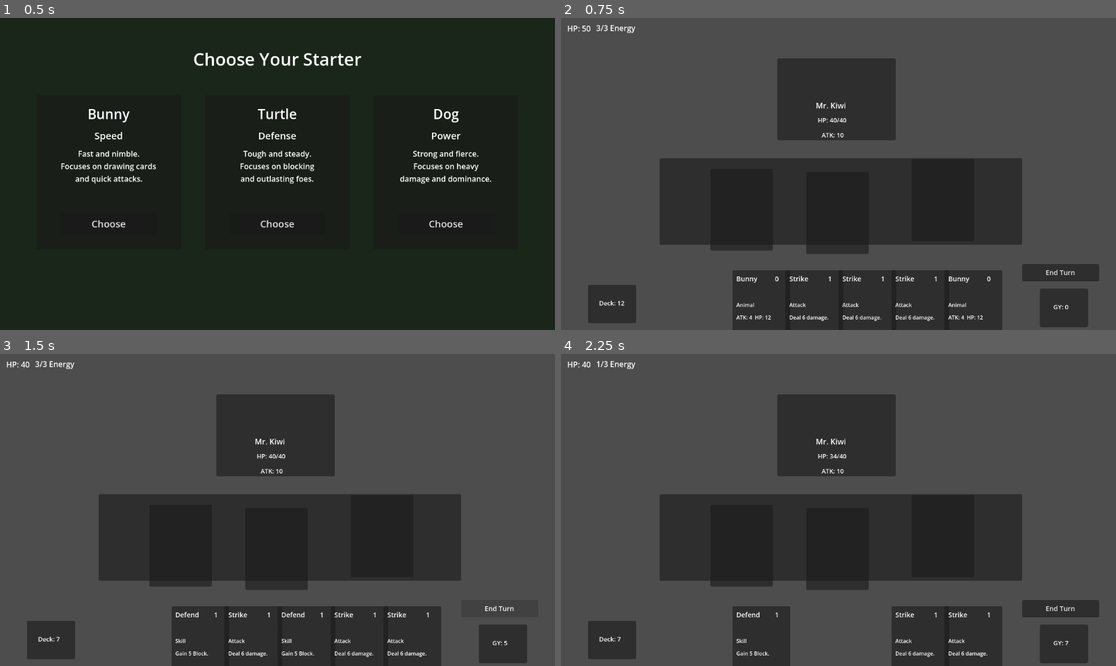
Above: before the commit, frames 1-4 (two rows, left to right).
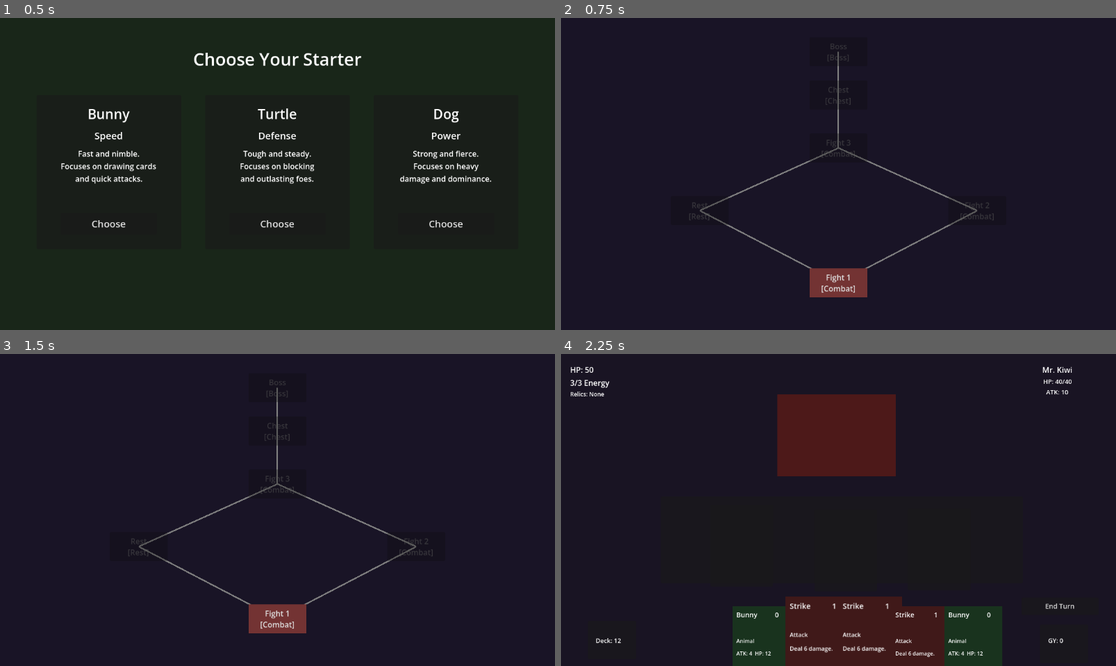
Above: after the commit, the same moments.

Repository: Master-Ong/baby-battle-bash
Game: Godot game, scene res://Scene/animal_select.tscn
Two runs of this game, one before a commit and one after it. Both use one fixed random seed, a clock stepped at 60 frames per second and the inputs below. This scene is started directly instead of the project's main scene.
Inputs (mouse positions are in pixels of both pictures, inside the frame that each line leads up to):
- Up to frame 1 (0.5 s): no input
- Up to frame 2 (0.75 s): click "Choose" at 0.5 s
- Up to frame 3 (1.5 s): click (499, 609) at 1.25 s, where only the run before the commit has a clickable "End Turn"
- Up to frame 4 (2.25 s): click (838, 619) at 2 s, where only the run after the commit has a clickable "Fight 1 [Combat]"

Frame 1 is identical in both runs. In frame 2, 91% of the frame differs, in the area x 0-100%, y 0-100%; in frame 3, 91%; in frame 4, 74%.

Commit message:
Roadmap, rest site, chest, relics, visual polish, two mob encounters

Diff:
--- /dev/null
+++ b/Scene/chest_site.tscn
@@ -0,0 +1,12 @@
+[gd_scene format=3]
+
+[ext_resource type="Script" path="res://Scripts/chest_site.gd" id="1_chest"]
+
+[node name="ChestSite" type="Control"]
+layout_mode = 3
+anchors_preset = 15
+anchor_right = 1.0
+anchor_bottom = 1.0
+grow_horizontal = 2
+grow_vertical = 2
+script = ExtResource("1_chest")
--- a/Scene/combat_scene.tscn
+++ b/Scene/combat_scene.tscn
@@ -1,6 +1,9 @@
 [gd_scene format=3 uid="uid://fh8307o7iqsq"]
 
 [ext_resource type="Script" uid="uid://dmvvs0lr6dmy7" path="res://Scripts/gamer_manager_node.gd" id="1_nbkot"]
+
+[sub_resource type="StyleBoxFlat" id="StyleBoxFlat_mob"]
+bg_color = Color(0.3, 0.1, 0.1, 1)
 
 [sub_resource type="RectangleShape2D" id="RectangleShape2D_nbkot"]
 size = Vector2(576, 123)
@@ -13,6 +16,14 @@
 
 [node name="CombatScene" type="Node2D" unique_id=1615110680]
 position = Vector2(-1, 34)
+
+[node name="BackgroundRect" type="ColorRect" parent="." unique_id=1691168631]
+offset_left = -576.0
+offset_top = -324.0
+offset_right = 576.0
+offset_bottom = 324.0
+mouse_filter = 2
+color = Color(0.098, 0.078, 0.137, 1)
 
 [node name="Camera2D" type="Camera2D" parent="." unique_id=810811121]
 
@@ -21,12 +32,13 @@
 offset_top = -240.0
 offset_right = 119.0
 offset_bottom = -70.0
+theme_override_styles/panel = SubResource("StyleBoxFlat_mob")
 
 [node name="FieldZonePanel" type="Panel" parent="." unique_id=1586173171]
-offset_left = -371.0
-offset_top = -33.0
-offset_right = 381.0
-offset_bottom = 147.0
+offset_left = -369.0
+offset_top = -28.0
+offset_right = 383.0
+offset_bottom = 152.0
 metadata/_edit_use_anchors_ = true
 
 [node name="HandZone_Area2D" type="Area2D" parent="." unique_id=904082719]
@@ -38,69 +50,144 @@
 
 [node name="CanvasLayer" type="CanvasLayer" parent="." unique_id=124383908]
 
-[node name="PlayerHPLabel" type="Label" parent="CanvasLayer" unique_id=1372277561]
-offset_left = 13.0
-offset_top = 10.0
-offset_right = 213.0
-offset_bottom = 40.0
+[node name="HUDRoot" type="Control" parent="CanvasLayer" unique_id=18499935]
+layout_mode = 3
+anchors_preset = 15
+anchor_right = 1.0
+anchor_bottom = 1.0
+offset_left = -1.0
+offset_top = 1.0
+offset_right = -1.0
+offset_bottom = 1.0
+grow_horizontal = 2
+grow_vertical = 2
+mouse_filter = 2
+
+[node name="PlayerHUD" type="Control" parent="CanvasLayer/HUDRoot" unique_id=1175509312]
+layout_mode = 1
+anchors_preset = 0
+offset_right = 300.0
+offset_bottom = 160.0
+mouse_filter = 2
+
+[node name="PlayerStatsVBox" type="VBoxContainer" parent="CanvasLayer/HUDRoot/PlayerHUD" unique_id=223344556]
+layout_mode = 1
+offset_left = 20.0
+offset_top = 20.0
+offset_right = 280.0
+offset_bottom = 140.0
+mouse_filter = 2
+
+[node name="PlayerHPLabel" type="Label" parent="CanvasLayer/HUDRoot/PlayerHUD/PlayerStatsVBox" unique_id=1372277561]
+layout_mode = 2
 theme_override_font_sizes/font_size = 16
 text = "HP: 50"
-metadata/_edit_use_anchors_ = true
-
-[node name="EnergyLabel" type="Label" parent="CanvasLayer" unique_id=494232948]
-offset_left = 73.0
-offset_top = 9.0
-offset_right = 273.0
-offset_bottom = 39.0
+
+[node name="EnergyLabel" type="Label" parent="CanvasLayer/HUDRoot/PlayerHUD/PlayerStatsVBox" unique_id=494232948]
+layout_mode = 2
 theme_override_font_sizes/font_size = 16
 text = "3/3 Energy"
-metadata/_edit_use_anchors_ = true
-
-[node name="MobNameLabel" type="Label" parent="CanvasLayer" unique_id=351438004]
-offset_left = 529.0
-offset_top = 170.0
-offset_right = 729.0
-offset_bottom = 200.0
+
+[node name="BlockLabel" type="Label" parent="CanvasLayer/HUDRoot/PlayerHUD/PlayerStatsVBox" unique_id=397786251]
+visible = false
+layout_mode = 2
+theme_override_font_sizes/font_size = 14
+text = "Block: 0"
+
+[node name="RelicLabel" type="Label" parent="CanvasLayer/HUDRoot/PlayerHUD/PlayerStatsVBox" unique_id=1669454926]
+layout_mode = 2
+theme_override_font_sizes/font_size = 12
+text = "Relics: None"
+
+[node name="MobHUD" type="Control" parent="CanvasLayer/HUDRoot" unique_id=2006549370]
+layout_mode = 1
+anchors_preset = 1
+anchor_left = 1.0
+anchor_right = 1.0
+offset_left = -240.0
+offset_top = 0.0
+offset_right = 0.0
+offset_bottom = 120.0
+grow_horizontal = 0
+mouse_filter = 2
+
+[node name="MobStatsVBox" type="VBoxContainer" parent="CanvasLayer/HUDRoot/MobHUD" unique_id=334455667]
+layout_mode = 1
+offset_left = 20.0
+offset_top = 20.0
+offset_right = 220.0
+offset_bottom = 100.0
+mouse_filter = 2
+
+[node name="MobNameLabel" type="Label" parent="CanvasLayer/HUDRoot/MobHUD/MobStatsVBox" unique_id=351438004]
+layout_mode = 2
 theme_override_font_sizes/font_size = 16
 text = "Mr. Kiwi"
-
-[node name="MobHPLabel" type="Label" parent="CanvasLayer" unique_id=379572861]
-offset_left = 533.0
-offset_top = 203.0
-offset_right = 733.0
-offset_bottom = 233.0
+horizontal_alignment = 1
+
+[node name="MobHPLabel" type="Label" parent="CanvasLayer/HUDRoot/MobHUD/MobStatsVBox" unique_id=379572861]
+layout_mode = 2
 theme_override_font_sizes/font_size = 13
 text = "HP: 40/40"
-
-[node name="MobATKLabel" type="Label" parent="CanvasLayer" unique_id=1082746289]
-offset_left = 541.0
-offset_top = 234.0
-offset_right = 741.0
-offset_bottom = 254.0
+horizontal_alignment = 1
+
+[node name="MobATKLabel" type="Label" parent="CanvasLayer/HUDRoot/MobHUD/MobStatsVBox" unique_id=1082746289]
+layout_mode = 2
 theme_override_font_sizes/font_size = 13
 text = "ATK: 8"
-
-[node name="DeckLabel" type="Label" parent="CanvasLayer" unique_id=299698568]
-offset_left = 79.0
-offset_top = 583.0
-offset_right = 199.0
-offset_bottom = 607.0
+horizontal_alignment = 1
+
+[node name="BottomLeftHUD" type="Control" parent="CanvasLayer/HUDRoot" unique_id=445566778]
+layout_mode = 1
+anchors_preset = 2
+anchor_top = 1.0
+anchor_bottom = 1.0
+offset_left = 0.0
+offset_top = -80.0
+offset_right = 300.0
+offset_bottom = 0.0
+grow_vertical = 0
+mouse_filter = 2
+
+[node name="DeckLabel" type="Label" parent="CanvasLayer/HUDRoot/BottomLeftHUD" unique_id=299698568]
+layout_mode = 1
+offset_left = 73.0
+offset_top = 17.0
+offset_right = 253.0
+offset_bottom = 39.0
 theme_override_font_sizes/font_size = 13
 text = "Deck: 14"
 
-[node name="GraveyardLabel" type="Label" parent="CanvasLayer" unique_id=679966139]
-offset_left = 1022.0
-offset_top = 591.0
-offset_right = 1142.0
-offset_bottom = 615.0
+[node name="BottomRightHUD" type="Control" parent="CanvasLayer/HUDRoot" unique_id=556677889]
+layout_mode = 1
+anchors_preset = 3
+anchor_left = 1.0
+anchor_top = 1.0
+anchor_right = 1.0
+anchor_bottom = 1.0
+offset_left = -215.0
+offset_top = -160.0
+offset_right = 0.0
+offset_bottom = 0.0
+grow_horizontal = 0
+grow_vertical = 0
+mouse_filter = 2
+
+[node name="GraveyardLabel" type="Label" parent="CanvasLayer/HUDRoot/BottomRightHUD" unique_id=679966139]
+layout_mode = 1
+offset_left = 75.0
+offset_top = 97.0
+offset_right = 215.0
+offset_bottom = 119.0
 theme_override_font_sizes/font_size = 13
 text = "GY: 0"
 
-[node name="EndTurnButton" type="Button" parent="CanvasLayer" unique_id=1792288462]
-offset_left = 957.0
-offset_top = 511.0
-offset_right = 1117.0
-offset_bottom = 547.0
+[node name="EndTurnButton" type="Button" parent="CanvasLayer/HUDRoot/BottomRightHUD" unique_id=1792288462]
+layout_mode = 1
+offset_left = 20.0
+offset_top = 17.0
+offset_right = 180.0
+offset_bottom = 53.0
 theme_override_font_sizes/font_size = 14
 text = "End Turn"
 
@@ -163,10 +250,10 @@
 shape = SubResource("RectangleShape2D_s5ni7")
 
 [node name="SlotPanel2" type="Panel" parent="PlayerField_Node2D/CardSlot2_Area2D" unique_id=805417087]
-offset_left = -67.0
-offset_top = -84.0
-offset_right = 63.0
-offset_bottom = 86.0
+offset_left = -50.0
+offset_top = -81.0
+offset_right = 80.0
+offset_bottom = 89.0
 metadata/_edit_use_anchors_ = true
 
 [node name="CardSlot3_Area2D" type="Area2D" parent="PlayerField_Node2D" unique_id=1109166814]
@@ -176,10 +263,10 @@
 shape = SubResource("RectangleShape2D_s5ni7")
 
 [node name="SlotPanel3" type="Panel" parent="PlayerField_Node2D/CardSlot3_Area2D" unique_id=788641041]
-offset_left = -48.0
-offset_top = -111.0
-offset_right = 82.0
-offset_bottom = 59.0
+offset_left = -56.0
+offset_top = -83.0
+offset_right = 74.0
+offset_bottom = 87.0
 metadata/_edit_use_anchors_ = true
 
 [node name="MobContainerNode2D" type="Node2D" parent="." unique_id=2051815598]
@@ -188,4 +275,4 @@
 [node name="GamerManager_Node" type="Node" parent="." unique_id=1532285235]
 script = ExtResource("1_nbkot")
 
-[connection signal="pressed" from="CanvasLayer/EndTurnButton" to="GamerManager_Node" method="end_turn"]
+[connection signal="pressed" from="CanvasLayer/HUDRoot/BottomRightHUD/EndTurnButton" to="GamerManager_Node" method="end_turn"]
--- /dev/null
+++ b/Scene/rest_site.tscn
@@ -0,0 +1,12 @@
+[gd_scene format=3]
+
+[ext_resource type="Script" path="res://Scripts/rest_site.gd" id="1_rst"]
+
+[node name="RestSite" type="Control"]
+layout_mode = 3
+anchors_preset = 15
+anchor_right = 1.0
+anchor_bottom = 1.0
+grow_horizontal = 2
+grow_vertical = 2
+script = ExtResource("1_rst")
--- /dev/null
+++ b/Scene/roadmap.tscn
@@ -0,0 +1,12 @@
+[gd_scene format=3]
+
+[ext_resource type="Script" path="res://Scripts/roadmap.gd" id="1_rmap"]
+
+[node name="Roadmap" type="Control"]
+layout_mode = 3
+anchors_preset = 15
+anchor_right = 1.0
+anchor_bottom = 1.0
+grow_horizontal = 2
+grow_vertical = 2
+script = ExtResource("1_rmap")
--- /dev/null
+++ b/Scene/roadmap_scene.tscn
@@ -0,0 +1,12 @@
+[gd_scene format=3]
+
+[ext_resource type="Script" path="res://Scripts/roadmap_scene.gd" id="1_rscene"]
+
+[node name="Roadmap" type="Control"]
+layout_mode = 3
+anchors_preset = 15
+anchor_right = 1.0
+anchor_bottom = 1.0
+grow_horizontal = 2
+grow_vertical = 2
+script = ExtResource("1_rscene")
--- a/Scripts/GameState.gd
+++ b/Scripts/GameState.gd
@@ -3,3 +3,8 @@
 # Persists data between scenes (e.g., which starter the player chose).
 var selected_starter: String = ""
 var reward_cards: Array = []
+var encounter_number: int = 1
+var current_node: int = 0
+var nodes_completed: Array = []
+var player_hp: int = 50
+var relics: Array = []
--- a/Scripts/animal_select.gd
+++ b/Scripts/animal_select.gd
@@ -9,14 +9,14 @@
 
 func _on_bunny_pressed():
 	GameState.selected_starter = "Bunny"
-	get_tree().change_scene_to_file("res://Scene/combat_scene.tscn")
+	get_tree().change_scene_to_file("res://Scene/roadmap.tscn")
 
 
 func _on_turtle_pressed():
 	GameState.selected_starter = "Turtle"
-	get_tree().change_scene_to_file("res://Scene/combat_scene.tscn")
+	get_tree().change_scene_to_file("res://Scene/roadmap.tscn")
 
 
 func _on_dog_pressed():
 	GameState.selected_starter = "Dog"
-	get_tree().change_scene_to_file("res://Scene/combat_scene.tscn")
+	get_tree().change_scene_to_file("res://Scene/roadmap.tscn")
--- a/Scripts/card_display.gd
+++ b/Scripts/card_display.gd
@@ -68,6 +68,20 @@
 		_:
 			type_label.text = "Unknown"
 			description_label.text = card.card_description
+
+	var style = StyleBoxFlat.new()
+	match card.card_type:
+		CardClass.CardType.ATTACK:
+			style.bg_color = Color(0.25, 0.1, 0.1, 1)
+		CardClass.CardType.SKILL:
+			style.bg_color = Color(0.1, 0.15, 0.25, 1)
+		CardClass.CardType.ANIMAL:
+			style.bg_color = Color(0.1, 0.2, 0.12, 1)
+		CardClass.CardType.COLOR:
+			style.bg_color = Color(0.18, 0.1, 0.25, 1)
+		_:
+			style.bg_color = Color(0.15, 0.15, 0.15, 1)
+	$CardBackground.add_theme_stylebox_override("panel", style)
 
 
 # =====================================================================
--- /dev/null
+++ b/Scripts/chest_site.gd
@@ -0,0 +1,91 @@
+# chest_site.gd
+# ------------------------------------------------------------------
+# Chest site screen. Player can take the Bandage Roll relic once,
+# then leave. Marks the originating roadmap node complete on exit.
+# ------------------------------------------------------------------
+extends Control
+
+var _take_btn: Button
+
+
+func _ready():
+	_build_background()
+	_build_ui()
+
+
+func _build_background():
+	var bg = ColorRect.new()
+	bg.color = Color(0.12, 0.10, 0.06)
+	bg.set_anchors_preset(Control.PRESET_FULL_RECT)
+	add_child(bg)
+
+
+func _build_ui():
+	var title = Label.new()
+	title.text = "Treasure Chest"
+	title.add_theme_font_size_override("font_size", 36)
+	title.size = Vector2(340, 60)
+	title.position = Vector2(406, 140)
+	title.horizontal_alignment = HORIZONTAL_ALIGNMENT_CENTER
+	add_child(title)
+
+	var subtitle = Label.new()
+	subtitle.text = "You found a relic"
+	subtitle.add_theme_font_size_override("font_size", 18)
+	subtitle.size = Vector2(300, 30)
+	subtitle.position = Vector2(426, 220)
+	subtitle.horizontal_alignment = HORIZONTAL_ALIGNMENT_CENTER
+	add_child(subtitle)
+
+	var relic_name = Label.new()
+	relic_name.text = "Bandage Roll"
+	relic_name.add_theme_font_size_override("font_size", 24)
+	relic_name.size = Vector2(300, 40)
+	relic_name.position = Vector2(426, 270)
+	relic_name.horizontal_alignment = HORIZONTAL_ALIGNMENT_CENTER
+	add_child(relic_name)
+
+	var relic_desc = Label.new()
+	relic_desc.text = "Start each combat with 5 Block."
+	relic_desc.add_theme_font_size_override("font_size", 16)
+	relic_desc.size = Vector2(400, 30)
+	relic_desc.position = Vector2(376, 320)
+	relic_desc.horizontal_alignment = HORIZONTAL_ALIGNMENT_CENTER
+	add_child(relic_desc)
+
+	_take_btn = Button.new()
+	_take_btn.name = "TakeButton"
+	_take_btn.size = Vector2(200, 50)
+	_take_btn.position = Vector2(476, 390)
+	_take_btn.add_theme_font_size_override("font_size", 20)
+	_take_btn.pressed.connect(_on_take_pressed)
+	add_child(_take_btn)
+
+	if GameState.relics.has("Bandage Roll"):
+		_take_btn.disabled = true
+		_take_btn.text = "Already Taken"
+	else:
+		_take_btn.text = "Take Relic"
+
+	var leave_btn = Button.new()
+	leave_btn.name = "LeaveButton"
+	leave_btn.text = "Leave"
+	leave_btn.size = Vector2(200, 40)
+	leave_btn.position = Vector2(476, 460)
+	leave_btn.add_theme_font_size_override("font_size", 16)
+	leave_btn.pressed.connect(_on_leave_pressed)
+	add_child(leave_btn)
+
+
+func _on_take_pressed():
+	GameState.relics.append("Bandage Roll")
+	_take_btn.disabled = true
+	_take_btn.text = "Taken"
+	print("Relic acquired: Bandage Roll")
+
+
+func _on_leave_pressed():
+	if not GameState.nodes_completed.has(GameState.current_node):
+		GameState.nodes_completed.append(GameState.current_node)
+	print("Left chest site. Node ", GameState.current_node, " marked complete.")
+	get_tree().change_scene_to_file("res://Scene/roadmap_scene.tscn")
--- a/Scripts/gamer_manager_node.gd
+++ b/Scripts/gamer_manager_node.gd
@@ -52,10 +52,10 @@
 # =====================================================================
 # SECTION 5 — MOB STATE
 # =====================================================================
-var mob_hp: int        = 40
-var mob_max_hp: int    = 40
-var mob_name: String   = "Mr. Kiwi"
-var mob_damage: int    = 10
+var mob_hp: int        = 0
+var mob_max_hp: int    = 0
+var mob_name: String   = ""
+var mob_damage: int    = 0
 
 
 # =====================================================================
@@ -96,10 +96,40 @@
 
 
 # =====================================================================
+# SECTION 7c — MOB DATA LOADER
+# =====================================================================
+func load_mob_data():
+	match GameState.encounter_number:
+		1:
+			mob_name   = "Mr. Kiwi"
+			mob_hp     = 40
+			mob_max_hp = 40
+			mob_damage = 10
+		2:
+			mob_name   = "Big Bear"
+			mob_hp     = 65
+			mob_max_hp = 65
+			mob_damage = 14
+		_:
+			mob_name   = "Big Bear"
+			mob_hp     = 65
+			mob_max_hp = 65
+			mob_damage = 14
+
+
+# =====================================================================
 # SECTION 8 — _ready()
 # =====================================================================
 func _ready():
+	if GameState.player_hp > 0:
+		player_hp = GameState.player_hp
+	else:
+		player_hp = 50
+		GameState.player_hp = 50
 	_set_positions()
+	load_mob_data()
+	field_slots = {0: null, 1: null, 2: null}
+	spawn_field_visuals()
 	build_starting_deck()
 
 	randomize()
@@ -139,15 +169,24 @@
 # SECTION 10 — HUD (Heads-Up Display)
 # =====================================================================
 func update_hud():
+	GameState.player_hp = player_hp
 	var root = get_tree().root.get_node("CombatScene")
 
-	root.get_node("CanvasLayer/PlayerHPLabel").text  = "HP: " + str(player_hp)
-	root.get_node("CanvasLayer/EnergyLabel").text    = str(current_energy) + "/" + str(max_energy) + " Energy"
-	root.get_node("CanvasLayer/MobNameLabel").text   = mob_name
-	root.get_node("CanvasLayer/MobHPLabel").text     = "HP: " + str(mob_hp) + "/" + str(mob_max_hp)
-	root.get_node("CanvasLayer/MobATKLabel").text    = "ATK: " + str(mob_damage)
-	root.get_node("CanvasLayer/DeckLabel").text      = "Deck: " + str(deck.size())
-	root.get_node("CanvasLayer/GraveyardLabel").text = "GY: " + str(graveyard.size())
+	root.get_node("CanvasLayer/HUDRoot/PlayerHUD/PlayerStatsVBox/PlayerHPLabel").text = "HP: " + str(player_hp)
+	root.get_node("CanvasLayer/HUDRoot/PlayerHUD/PlayerStatsVBox/EnergyLabel").text   = str(current_energy) + "/" + str(max_energy) + " Energy"
+	var block_label = root.get_node("CanvasLayer/HUDRoot/PlayerHUD/PlayerStatsVBox/BlockLabel")
+	if player_defense > 0:
+		block_label.text    = "Block: " + str(player_defense)
+		block_label.visible = true
+	else:
+		block_label.visible = false
+	var relic_text = "Relics: " + ", ".join(GameState.relics) if GameState.relics.size() > 0 else "Relics: None"
+	root.get_node("CanvasLayer/HUDRoot/PlayerHUD/PlayerStatsVBox/RelicLabel").text    = relic_text
+	root.get_node("CanvasLayer/HUDRoot/MobHUD/MobStatsVBox/MobNameLabel").text        = mob_name
+	root.get_node("CanvasLayer/HUDRoot/MobHUD/MobStatsVBox/MobHPLabel").text          = "HP: " + str(mob_hp) + "/" + str(mob_max_hp)
+	root.get_node("CanvasLayer/HUDRoot/MobHUD/MobStatsVBox/MobATKLabel").text         = "ATK: " + str(mob_damage)
+	root.get_node("CanvasLayer/HUDRoot/BottomLeftHUD/DeckLabel").text                  = "Deck: " + str(deck.size())
+	root.get_node("CanvasLayer/HUDRoot/BottomRightHUD/GraveyardLabel").text            = "GY: " + str(graveyard.size())
 
 
 # =====================================================================
@@ -269,6 +308,12 @@
 	print("--- Turn ", current_turn, " | Energy: ", current_energy, "/", max_energy, " ---")
 
 	draw_cards(5)
+
+	if current_turn == 1 and GameState.relics.has("Bandage Roll"):
+		player_defense += 5
+		print("Bandage Roll: started combat with 5 Block")
+		update_hud()
+
 	update_hud()
 
 
@@ -558,6 +603,7 @@
 	player_defense = 0
 	player_hp -= remainder
 	player_hp  = max(player_hp, 0)
+	GameState.player_hp = player_hp
 	update_hud()
 	print("Player takes ", remainder, " damage (", blocked, " blocked) — HP: ", player_hp)
 	if player_hp <= 0:
--- /dev/null
+++ b/Scripts/rest_site.gd
@@ -0,0 +1,72 @@
+# rest_site.gd
+# ------------------------------------------------------------------
+# Rest site screen. Player may heal once, then leaves.
+# Marks the originating roadmap node complete on exit.
+# ------------------------------------------------------------------
+extends Control
+
+var _hp_label: Label
+var _rest_btn: Button
+
+
+func _ready():
+	_build_background()
+	_build_ui()
+
+
+func _build_background():
+	var bg = ColorRect.new()
+	bg.color = Color(0.08, 0.13, 0.08)
+	bg.set_anchors_preset(Control.PRESET_FULL_RECT)
+	add_child(bg)
+
+
+func _build_ui():
+	var title = Label.new()
+	title.text = "Rest Site"
+	title.add_theme_font_size_override("font_size", 32)
+	title.size = Vector2(200, 50)
+	title.position = Vector2(476, 160)
+	title.horizontal_alignment = HORIZONTAL_ALIGNMENT_CENTER
+	add_child(title)
+
+	_hp_label = Label.new()
+	_hp_label.text = _hp_text()
+	_hp_label.add_theme_font_size_override("font_size", 20)
+	_hp_label.size = Vector2(300, 40)
+	_hp_label.position = Vector2(426, 250)
+	_hp_label.horizontal_alignment = HORIZONTAL_ALIGNMENT_CENTER
+	add_child(_hp_label)
+
+	_rest_btn = Button.new()
+	_rest_btn.text = "Rest  (+10 HP)"
+	_rest_btn.size = Vector2(200, 50)
+	_rest_btn.position = Vector2(476, 320)
+	_rest_btn.disabled = GameState.player_hp >= 50
+	_rest_btn.pressed.connect(_on_rest_pressed)
+	add_child(_rest_btn)
+
+	var leave_btn = Button.new()
+	leave_btn.text = "Leave"
+	leave_btn.size = Vector2(200, 50)
+	leave_btn.position = Vector2(476, 400)
+	leave_btn.pressed.connect(_on_leave_pressed)
+	add_child(leave_btn)
+
+
+func _hp_text() -> String:
+	return "HP: " + str(GameState.player_hp) + " / 50"
+
+
+func _on_rest_pressed():
+	GameState.player_hp = min(GameState.player_hp + 10, 50)
+	_hp_label.text = _hp_text()
+	_rest_btn.disabled = true
+	print("Rested — HP now ", GameState.player_hp)
+
+
+func _on_leave_pressed():
+	if not GameState.nodes_completed.has(GameState.current_node):
+		GameState.nodes_completed.append(GameState.current_node)
+	print("Left rest site. Node ", GameState.current_node, " marked complete.")
+	get_tree().change_scene_to_file("res://Scene/roadmap_scene.tscn")
--- a/Scripts/reward_screen.gd
+++ b/Scripts/reward_screen.gd
@@ -203,5 +203,8 @@
 	GameState.reward_cards.append(chosen_card)
 	print("Reward: stored '", chosen_card.card_name, "' in GameState. Total reward cards: ", GameState.reward_cards.size())
 
+	GameState.nodes_completed.append(GameState.current_node)
+	print("Node ", GameState.current_node, " marked complete.")
+
 	get_tree().paused = false
-	get_tree().change_scene_to_file("res://Scene/combat_scene.tscn")
+	get_tree().change_scene_to_file("res://Scene/roadmap.tscn")
--- /dev/null
+++ b/Scripts/roadmap.gd
@@ -0,0 +1,142 @@
+# roadmap.gd
+# ------------------------------------------------------------------
+# Fixed 5-node roadmap. All buttons and lines are built procedurally
+# in _ready() so the tscn stays minimal.
+# ------------------------------------------------------------------
+extends Control
+
+const NODE_TYPES  = ["Combat", "Rest",   "Combat",  "Combat",  "Chest",  "Boss"]
+const NODE_LABELS = ["Fight 1", "Rest",  "Fight 2", "Fight 3", "Chest",  "Boss"]
+
+# Any one completed prereq unlocks the node.
+const UNLOCK_AFTER = {
+	0: [],
+	1: [0],
+	2: [0],
+	3: [1, 2],
+	4: [3],
+	5: [4],
+}
+
+# Button center positions in 1152x648 space, bottom-to-top.
+const NODE_POSITIONS = [
+	Vector2(576, 550),   # 0 Fight 1 — bottom center
+	Vector2(288, 400),   # 1 Rest    — left
+	Vector2(864, 400),   # 2 Fight 2 — right
+	Vector2(576, 270),   # 3 Fight 3 — center
+	Vector2(576, 160),   # 4 Chest   — center above Fight 3
+	Vector2(576, 70),    # 5 Boss    — top center
+]
+
+# Lines to draw between node indices.
+const CONNECTIONS = [
+	[0, 1],
+	[0, 2],
+	[1, 3],
+	[2, 3],
+	[3, 4],
+	[4, 5],
+]
+
+var _node_buttons: Array = []
+
+
+func _ready():
+	_build_background()
+	_build_lines()
+	_build_buttons()
+	refresh_nodes()
+
+
+func _build_background():
+	var bg = ColorRect.new()
+	bg.color = Color(0.1, 0.08, 0.15)
+	bg.set_anchors_preset(Control.PRESET_FULL_RECT)
+	add_child(bg)
+	move_child(bg, 0)
+
+
+func _build_lines():
+	for conn in CONNECTIONS:
+		var line = Line2D.new()
+		line.width = 3.0
+		line.default_color = Color(0.5, 0.5, 0.5)
+		line.add_point(NODE_POSITIONS[conn[0]])
+		line.add_point(NODE_POSITIONS[conn[1]])
+		add_child(line)
+
+
+func _build_buttons():
+	_node_buttons.clear()
+	for i in NODE_POSITIONS.size():
+		var btn = Button.new()
+		btn.text = NODE_LABELS[i] + "\n[" + NODE_TYPES[i] + "]"
+		btn.size = Vector2(120, 60)
+		btn.position = NODE_POSITIONS[i] - Vector2(60, 30)
+		btn.pressed.connect(_on_node_pressed.bind(i))
+		add_child(btn)
+		_node_buttons.append(btn)
+
+
+func refresh_nodes():
+	for i in _node_buttons.size():
+		var btn       = _node_buttons[i]
+		var completed = GameState.nodes_completed.has(i)
+		var unlocked  = _is_unlocked(i)
+
+		btn.disabled = not unlocked or completed
+
+		var style = StyleBoxFlat.new()
+		if completed:
+			style.bg_color = Color(0.2, 0.2, 0.2, 1)
+			btn.modulate = Color(1.0, 1.0, 1.0, 1.0)
+		elif unlocked:
+			style.bg_color = _bright_type_color(i)
+			btn.modulate = Color(1.0, 1.0, 1.0, 1.0)
+		else:
+			style.bg_color = _base_type_color(i)
+			btn.modulate = Color(0.4, 0.4, 0.4, 1.0)
+		btn.add_theme_stylebox_override("normal", style)
+
+
+func _base_type_color(node_idx: int) -> Color:
+	match NODE_TYPES[node_idx]:
+		"Combat": return Color(0.35, 0.1, 0.1, 1)
+		"Rest":   return Color(0.1, 0.25, 0.1, 1)
+		"Chest":  return Color(0.3, 0.25, 0.05, 1)
+		"Boss":   return Color(0.25, 0.05, 0.3, 1)
+		_:        return Color(0.2, 0.2, 0.2, 1)
+
+
+func _bright_type_color(node_idx: int) -> Color:
+	var c = _base_type_color(node_idx)
+	return Color(min(c.r + 0.1, 1.0), min(c.g + 0.1, 1.0), min(c.b + 0.1, 1.0), 1.0)
+
+
+func _is_unlocked(node_idx: int) -> bool:
+	if node_idx == 0:
+		return true
+	for prereq in UNLOCK_AFTER[node_idx]:
+		if GameState.nodes_completed.has(prereq):
+			return true
+	return false
+
+
+func _on_node_pressed(node_idx: int) -> void:
+	GameState.current_node = node_idx
+	var type = NODE_TYPES[node_idx]
+
+	match type:
+		"Combat":
+			if node_idx == 0 or node_idx == 1:
+				GameState.encounter_number = 1
+			else:
+				GameState.encounter_number = 2
+			get_tree().change_scene_to_file("res://Scene/combat_scene.tscn")
+		"Rest":
+			get_tree().change_scene_to_file("res://Scene/rest_site.tscn")
+		"Chest":
+			get_tree().change_scene_to_file("res://Scene/chest_site.tscn")
+		"Boss":
+			GameState.encounter_number = 2
+			get_tree().change_scene_to_file("res://Scene/combat_scene.tscn")
--- /dev/null
+++ b/Scripts/roadmap_scene.gd
@@ -0,0 +1 @@
+extends "res://Scripts/roadmap.gd"
Not shown, added: Scripts/chest_site.gd.uid
Not shown, added: Scripts/rest_site.gd.uid
Not shown, added: Scripts/roadmap.gd.uid
Not shown, added: Scripts/roadmap_scene.gd.uid
Not shown, changed: prompt.txt
Not shown, changed: BABY_BATTLE_BASH_MASTER.md
